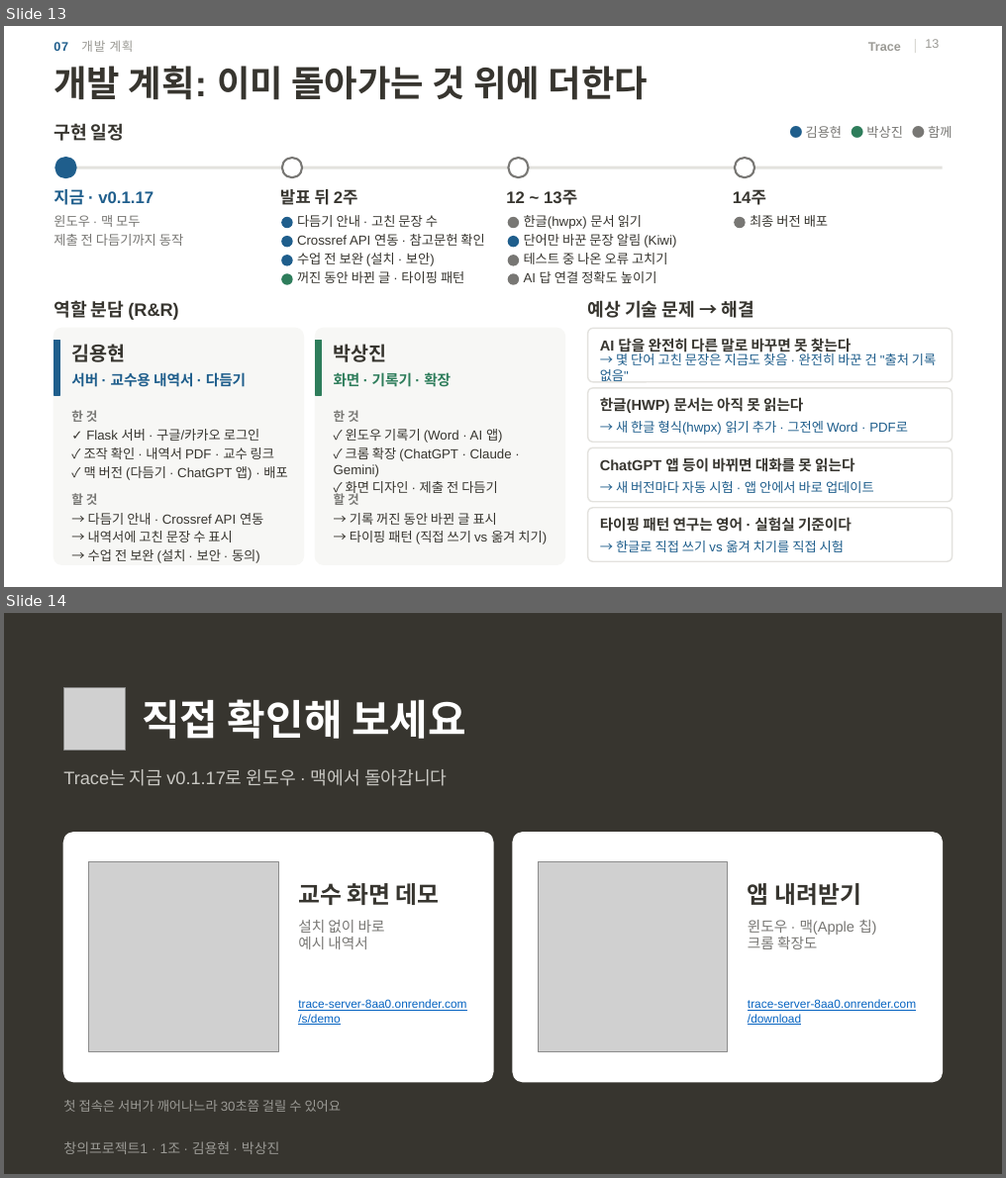
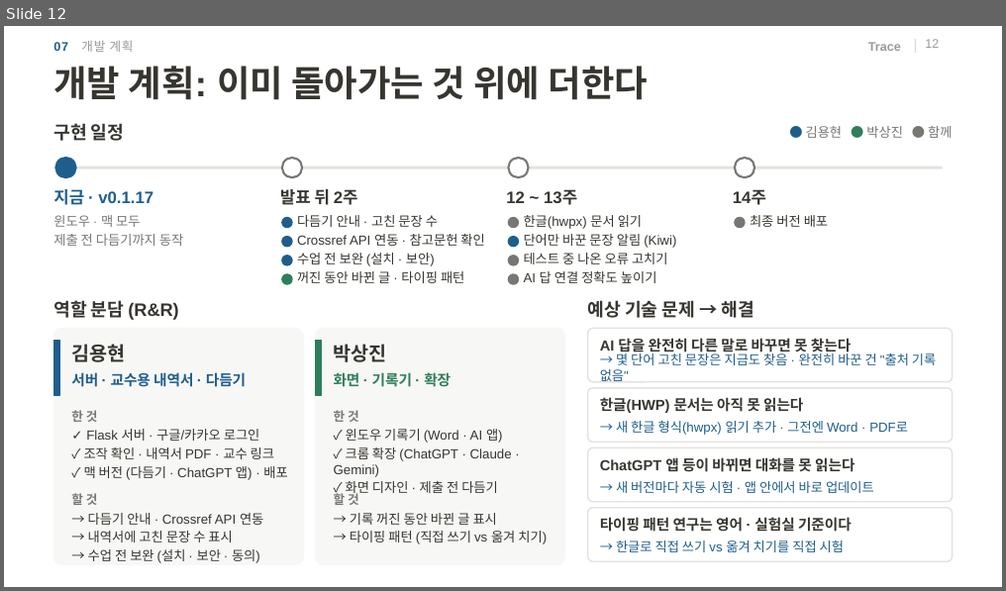
Before and after one commit to 20233014-KYH/trace, a slide deck: deck/중간발표_김용현.pptx. Shown one above the other, each under a label of ours: slides 13 and 14 before the commit, slide 12 after it. The pictures are 1006x1178 and 1006x591 pixels, drawn with LibreOffice and Linux fonts; fonts in the diff are those of the drawing; grey boxes stand for pictures; background and template pictures are left out. Boxes give left, top, right and bottom in pixels: in the first picture for what was removed or moved away, otherwise in the second. Text is boxed around its words. In the diff, an @@ line names an element or a change of style, - is before the commit and + after.

```diff
--- a/deck/중간발표_김용현.pptx
+++ b/deck/중간발표_김용현.pptx
@@ slide 14 removed at <box>4,613,1002,1174</box>, background #37352F @@
@@ picture removed at <box>63,688,126,750</box> @@
@@ text removed at <box>142,699,466,739</box> @@
-직접 확인해 보세요
@@ text removed at <box>63,769,448,786</box> @@
-Trace는 지금 v0.1.17로 윈도우 · 맥에서 돌아갑니다
@@ rounded rectangle removed at <box>63,833,493,1082</box> @@
@@ rounded rectangle removed at <box>513,833,943,1082</box> @@
@@ picture removed at <box>89,862,278,1053</box> @@
@@ picture removed at <box>538,862,728,1053</box> @@
@@ text removed at <box>298,883,440,905</box> @@
-교수 화면 데모
@@ text removed at <box>747,883,861,905</box> @@
-앱 내려받기
@@ text removed at <box>298,920,385,950</box> @@
-설치 없이 바로
-예시 내역서
@@ text removed at <box>747,920,876,950</box> @@
-윈도우 · 맥(Apple 칩)
-크롬 확장도
@@ text removed at <box>298,999,466,1025</box> @@
-trace-server-8aa0.onrender.com
-/s/demo
@@ text removed at <box>747,999,916,1025</box> @@
-trace-server-8aa0.onrender.com
-/download
@@ text removed at <box>63,1100,342,1112</box> @@
-첫 접속은 서버가 깨어나느라 30초쯤 걸릴 수 있어요
@@ text removed at <box>63,1142,280,1155</box> @@
-창의프로젝트1 · 1조 · 김용현 · 박상진
@@ what was slide 13 is now slide 12 @@
@@ page number at <box>925,39,939,48</box>: text changed @@
-13
+12
```
Also in this commit, not shown: 3 slides changed, 1 other slide removed, 5 other files.
